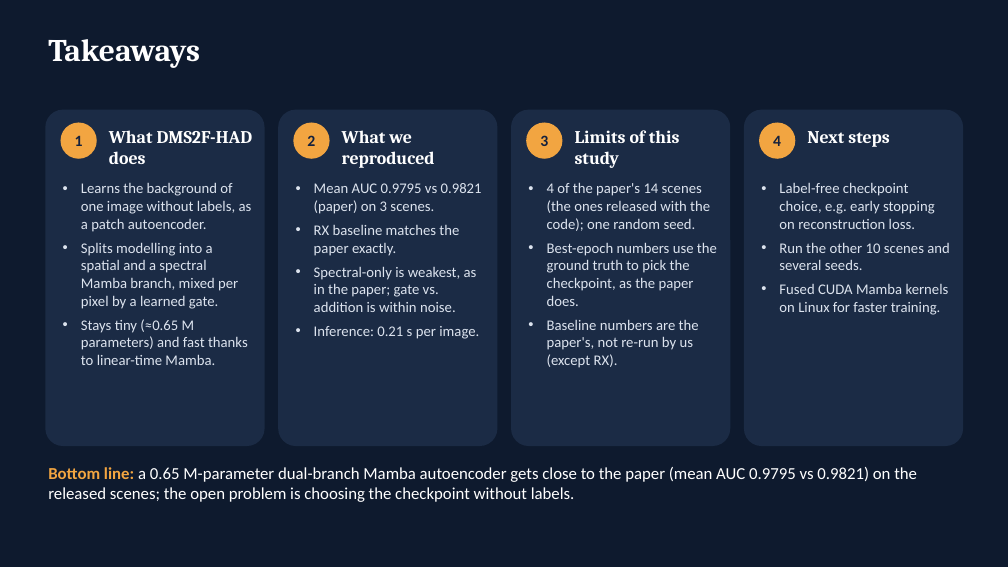
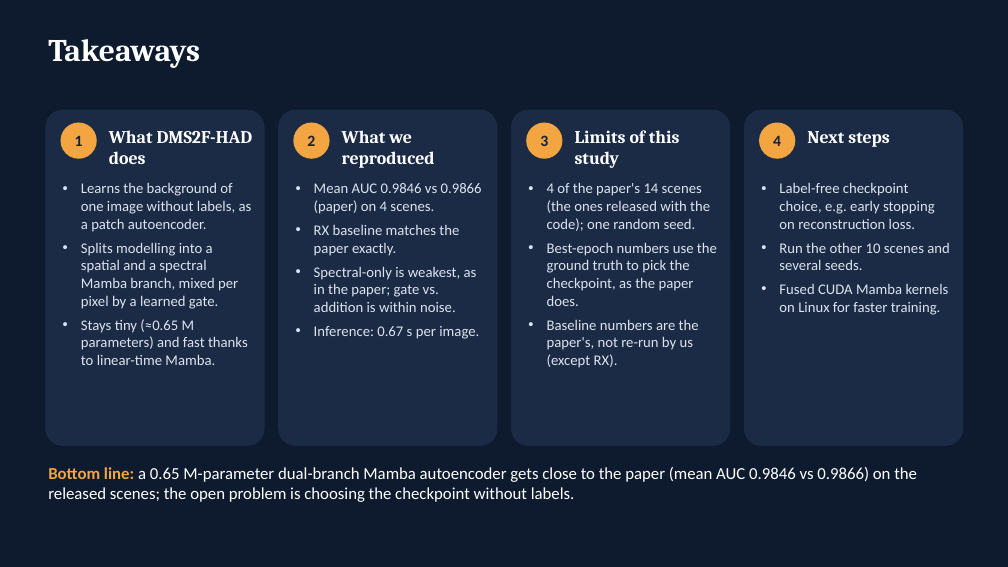
Before and after one commit to SaarthakG-Dtu/Hyperspectral_Anomaly_Detection, a slide deck: slide 24 of presentation/DMS2F-HAD_presentation.pptx. Drawn at 1008x567 pixels with LibreOffice and Linux fonts; fonts in the diff are those of the drawing. Boxes give left, top, right and bottom in pixels: in the first picture for what was removed or moved away, otherwise in the second. Text is boxed around its words. In the diff, an @@ line names an element or a change of style, - is before the commit and + after.

```diff
--- a/presentation/DMS2F-HAD_presentation.pptx
+++ b/presentation/DMS2F-HAD_presentation.pptx
@@ text at bbox=[314, 183, 482, 214]: text changed @@
-• Mean AUC 0.9795 vs 0.9821 (paper) on 3 scenes.
+• Mean AUC 0.9846 vs 0.9866 (paper) on 4 scenes.
@@ text at bbox=[314, 326, 479, 339]: text changed @@
-• Inference: 0.21 s per image.
+• Inference: 0.67 s per image.
@@ text at bbox=[48, 467, 917, 502]: text changed @@
-Bottom line: a 0.65 M-parameter dual-branch Mamba autoencoder gets close to the paper (mean AUC 0.9795 vs 0.9821) on the released scenes; the open problem is choosing the checkpoint without labels.
+Bottom line: a 0.65 M-parameter dual-branch Mamba autoencoder gets close to the paper (mean AUC 0.9846 vs 0.9866) on the released scenes; the open problem is choosing the checkpoint without labels.
```
Also in this commit, not shown: 6 other slides changed, 14 other files.
